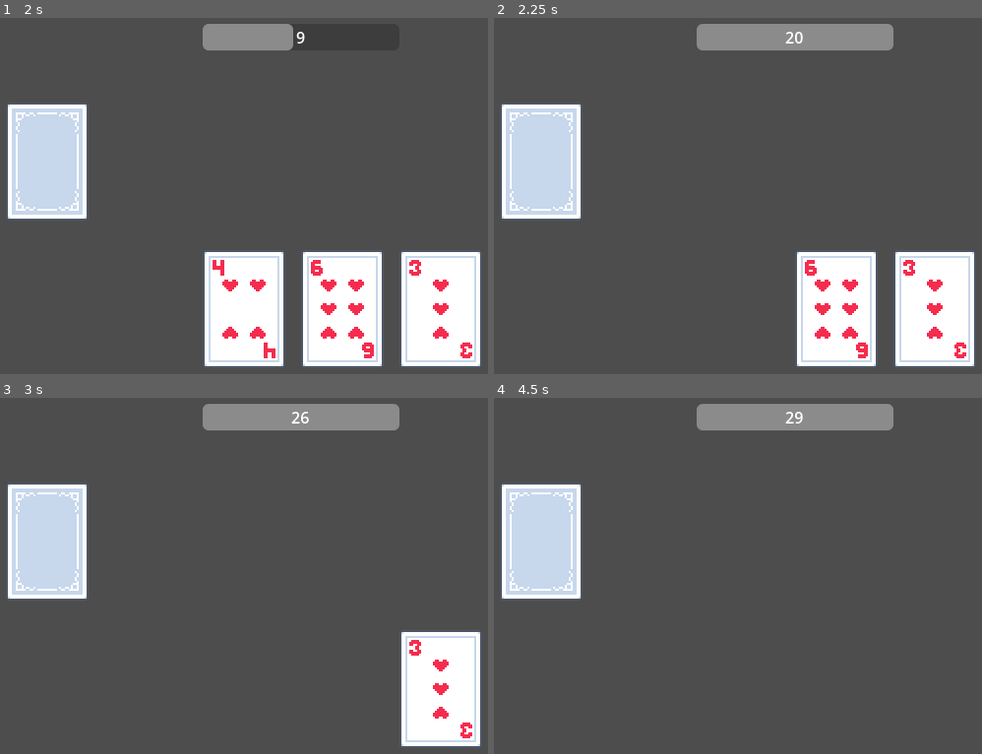
Above: before the commit, frames 1-4 (two rows, left to right).
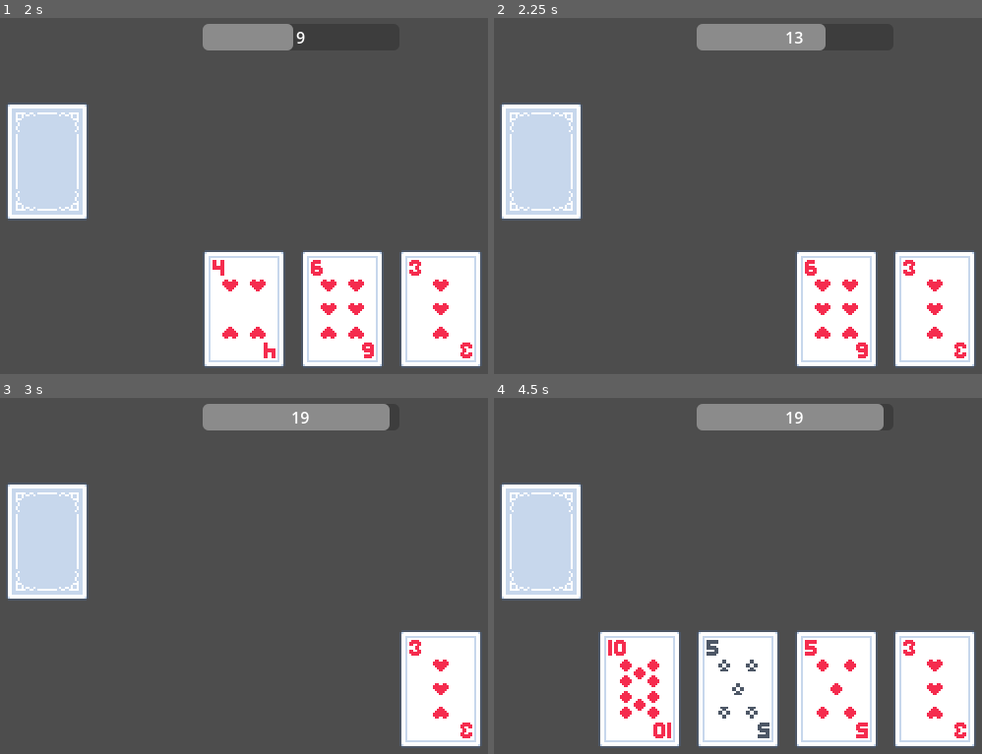
Above: after the commit, the same moments.

Repository: mateushhh/scoundrel
Game: Godot game, scene res://scenes/game.tscn
Two runs of this game, one before a commit and one after it. Both use one fixed random seed, a clock stepped at 60 frames per second and the inputs below.
Inputs (mouse positions are in pixels of both pictures, inside the frame that each line leads up to):
- Up to frame 1 (2 s): tap Enter at 0.5 s; move the mouse to (48, 160) at 0.52 s; press the mouse at (48, 160) at 0.53 s; tap Space at 1.25 s; move the mouse to (146, 309) at 1.27 s; release the mouse at (146, 309) at 1.28 s; click (146, 309) at 1.35 s
- Up to frame 2 (2.25 s): tap Enter at 2 s; move the mouse to (738, 309) at 2.02 s; press the mouse at (738, 309) at 2.03 s
- Up to frame 3 (3 s): tap Space at 2.75 s; move the mouse to (341, 689) at 2.77 s; release the mouse at (341, 689) at 2.78 s; click (341, 689) at 2.85 s
- Up to frame 4 (4.5 s): tap Enter at 3.5 s; move the mouse to (933, 689) at 3.52 s; press the mouse at (933, 689) at 3.53 s; tap Space at 4.25 s; move the mouse to (557, 590) at 4.27 s; release the mouse at (557, 590) at 4.28 s; click (557, 590) at 4.35 s

Frame 1 is identical in both runs. In frame 2, 1.1% of the frame differs, in the area x 59-82%, y 1-10%; in frame 3, 0.2%; in frame 4, 23%, in the area x 21-99%, y 1-99%.

Commit message:
More gameplay mechanics added

Diff:
--- a/scripts/card.gd
+++ b/scripts/card.gd
@@ -74,7 +74,5 @@
 
 func _on_area_2d_input_event(viewport: Node, event: InputEvent, shape_idx: int) -> void:
 	if (event.is_action_pressed("click")):
-		print("card clicked card.gd")
-		#action()
 		card_clicked.emit(self)
 		viewport.set_input_as_handled()
--- a/scripts/game.gd
+++ b/scripts/game.gd
@@ -10,7 +10,7 @@
 const deck_pos_y = 100
 
 var deck: Deck
-var cards: Array[Card] = []
+var cards: Array[Card] = [null, null, null, null]
 var health: int = 20
 var weapon: int = 0
 var last_weapon_use: int = 0
@@ -28,12 +28,11 @@
 	deck.deck_clicked.connect(_on_deck_clicked)
 
 	#Starting 4 cards
-	for i in range(4):
+	for i in range(cards.size()):
 		var card = deck.pop_front()
 		$".".add_child(card)
-		cards.append(card)
+		cards[i] = card
 		card.card_clicked.connect(_on_card_clicked)
-
 	update_visuals()
 
 func update_visuals():
@@ -42,37 +41,60 @@
 	health_bar.value = health
 	health_value.text = str(health)
 
-	var i = 0
-	for card in cards:
-		card.position = Vector2(card_pos_x + i * card_gap_x, card_pos_y)
-		i+=1
+	for i in range(cards.size()):
+		if cards[i]:
+			cards[i].position = Vector2(card_pos_x + i * card_gap_x, card_pos_y)
+
+func table_card_count() -> int:
+	var count = 0
+	for i in range(cards.size()):
+		if cards[i]:
+			count += 1
+	return count
+
+func deck_card_count() -> int:
+	var count = 0
+	for i in range(deck.cards.size()):
+		if deck.cards[i]:
+			count += 1
+	return count
 
 func _on_card_clicked(card: Card):
-	print("clicked card: ", card.colour, " ", card.suit, " ", card.rank)
-	var card_rank = card.rank
-	if(card.rank == 1):
-		card_rank = 14
-	if(card.colour == Card.Colour.BLACK):
-		print("take ", card_rank, " dmg")
-		if ((last_weapon_use == 0) or (card_rank < last_weapon_use)):
-			health -= max(0, card_rank - weapon)
-		else:
-			health -= card_rank
-		health = max(0, health)
-	elif(card.suit == Card.Suit.HEARTS):
-		print("heal ", card_rank, " hp")
-		health = max(20, health + card_rank)
-	elif(card.suit == Card.Suit.DIAMONDS):
-		print("add ", card_rank, " hitpower")
-		weapon = card_rank
-		last_weapon_use = 0
-	$".".remove_child(card)
+	#print("clicked card: ", card.colour, " ", card.suit, " ", card.rank)
+
+	if(table_card_count() > 1):
+		var card_rank = card.rank
+		if(card.rank == 1):
+			card_rank = 14
+		if(card.colour == Card.Colour.BLACK):
+			print("You've got hit (-", card_rank, "hp)")
+			if ((last_weapon_use == 0) or (card_rank < last_weapon_use)):
+				health -= max(0, card_rank - weapon)
+			else:
+				health -= card_rank
+			health = max(0, health)
+		elif(card.suit == Card.Suit.HEARTS):
+			print("You've healed (+", card_rank, "hp)")
+			health = min(20, health + card_rank)
+		elif(card.suit == Card.Suit.DIAMONDS):
+			print("You've found a weapon (+", card_rank, "hitpower)")
+			weapon = card_rank
+			last_weapon_use = 0
+		cards[cards.find(card)] = null
+		$".".remove_child(card)
+	else:
+		print("Only one card on the table, take cards from the deck")
 	update_visuals()
 	return
 
 func _on_deck_clicked():
-	print("deck clicked")
+	# taking 3 cards from the deck
+	if ((table_card_count() == 1) and (deck_card_count() >=3)) :
+		for i in range(cards.size()):
+			if cards[i] == null:
+				var card = deck.pop_front()
+				$".".add_child(card)
+				cards[i] = card
+				card.card_clicked.connect(_on_card_clicked)
+	update_visuals()
 	pass
-
-func _process(delta: float) -> void:
-	pass
